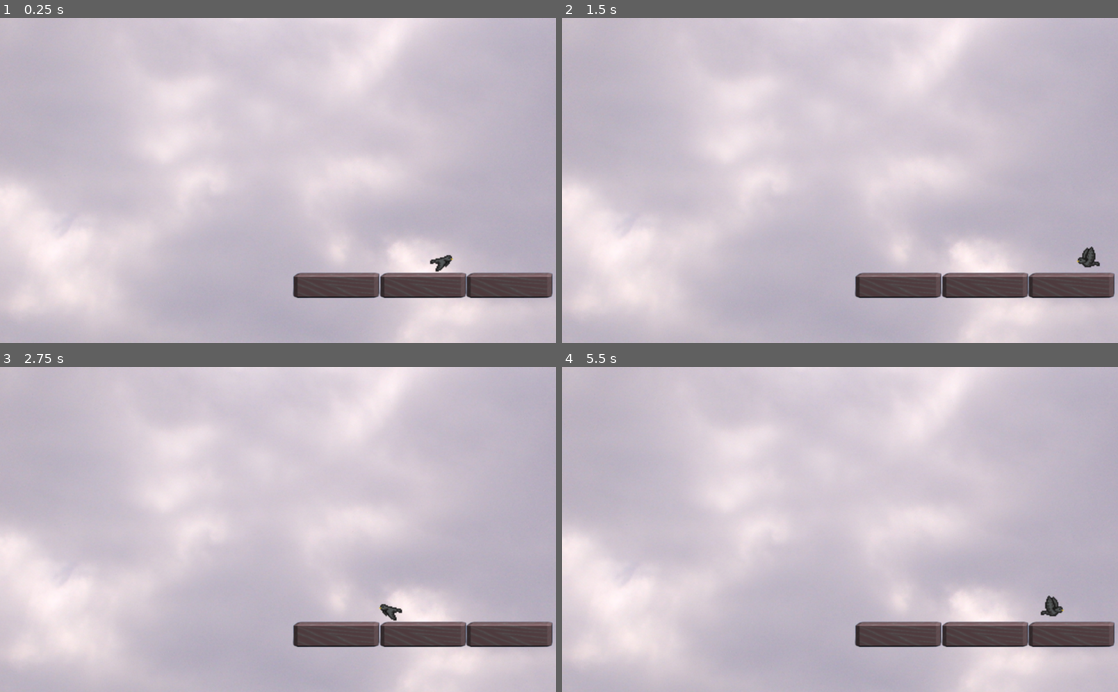
Above: before the commit, frames 1-4 (two rows, left to right).
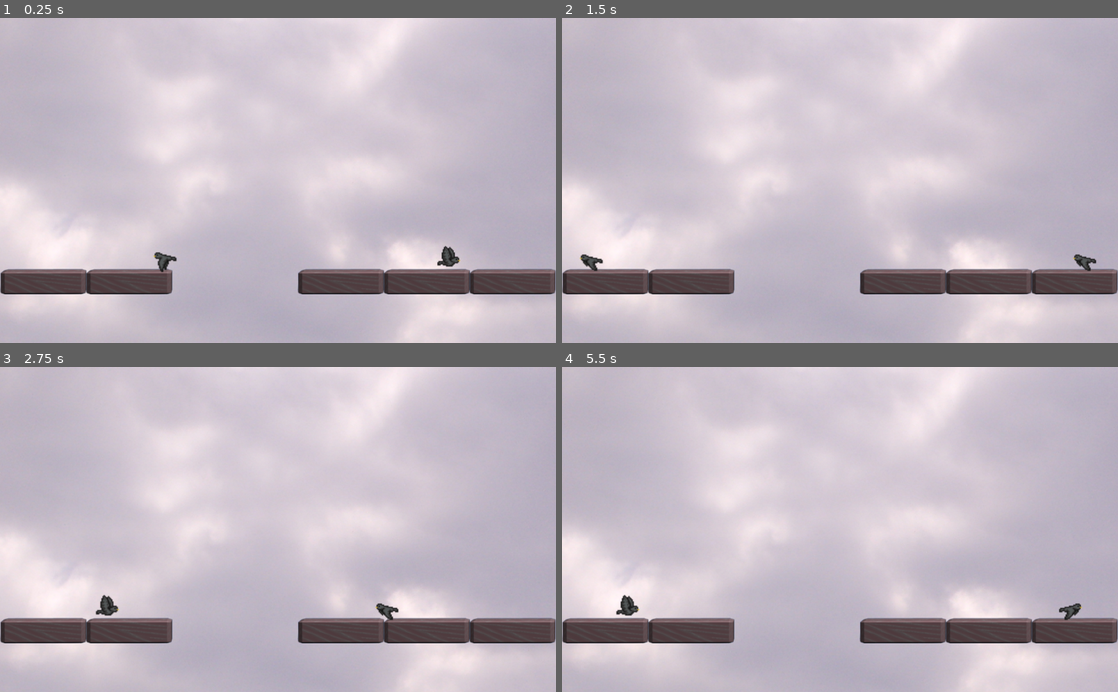
Above: after the commit, the same moments.

Repository: iabadie/gallinazo
Game: Godot game, scene res://Escenas/Mapas/MapaTest.tscn
Two runs of this game, one before a commit and one after it. Both use one fixed random seed, a clock stepped at 60 frames per second and the inputs below.
Inputs:
- Up to frame 1 (0.25 s): no input
- Up to frame 2 (1.5 s): no input
- Up to frame 3 (2.75 s): no input
- Up to frame 4 (5.5 s): no input

The runs differ from the first frame. In frame 1, 4.7% of the frame differs, in the area x 0-100%, y 70-87%; in frame 2, 4.7%; in frame 3, 4.7%; in frame 4, 4.9%.

Commit message:
Añadida escena plataforma y algo de codigo singleton para enemigo

Diff:
--- a/Escenas/Cuervo/Cuervo.gd
+++ b/Escenas/Cuervo/Cuervo.gd
@@ -12,6 +12,29 @@
 
 func _ready():
 	set_physics_process(true)
+	pass
+
+func _physics_process2(delta):
+	var valor =Vector3()
+	valor = SingletonIAEnemigos.MovimientoCuervo(delta,Direccion,Transform2D(0,get_global_position()))
+
+	if Direccion != valor.z:
+		animacionActiva = false
+		pass
+
+	Direccion = valor.z
+
+	if Direccion > 0 && !animacionActiva:
+		get_node("AnimationPlayer").play("Derecha")
+		animacionActiva = true
+		pass
+	elif Direccion < 0 && !animacionActiva:
+		get_node("AnimationPlayer").play("Izquierda")
+		animacionActiva = true
+		pass
+
+	move_and_slide(Vector2(valor.x,valor.y),Vector2(0,-1))
+
 	pass
 
 func _physics_process(delta):
--- a/Escenas/Mapas/MapaTest.tscn
+++ b/Escenas/Mapas/MapaTest.tscn
@@ -1,15 +1,10 @@
-[gd_scene load_steps=5 format=2]
+[gd_scene load_steps=4 format=2]
 
 [ext_resource path="res://Texture/Tileset/maison-background.png" type="Texture" id=1]
-[ext_resource path="res://Texture/Tileset/plafond-bas.png" type="Texture" id=2]
+[ext_resource path="res://Escenas/Mapas/Plataforma.tscn" type="PackedScene" id=2]
 [ext_resource path="res://Escenas/Cuervo/Cuervo.tscn" type="PackedScene" id=3]
 
-[sub_resource type="RectangleShape2D" id=1]
-
-custom_solver_bias = 0.0
-extents = Vector2( 79.9184, 21.9543 )
-
-[node name="MapaTest" type="Node2D"]
+[node name="MapaTest" type="Node2D" index="0"]
 
 position = Vector2( -3.4248, 44.5224 )
 
@@ -18,102 +13,30 @@
 position = Vector2( 509.686, 295.818 )
 texture = ExtResource( 1 )
 
-[node name="Plataforma" type="RigidBody2D" parent="." index="1"]
+[node name="Plataforma" parent="." index="1" instance=ExtResource( 2 )]
 
-editor/display_folded = true
-position = Vector2( 941.816, 448.647 )
-input_pickable = true
-collision_layer = 1
-collision_mask = 1
-mode = 1
-mass = 1.0
-friction = 1.0
-bounce = 0.0
-gravity_scale = 1.0
-custom_integrator = false
-continuous_cd = 0
-contacts_reported = 0
-contact_monitor = false
-sleeping = false
-can_sleep = true
-linear_velocity = Vector2( 0, 0 )
-linear_damp = 0.1
-angular_velocity = 0.0
-angular_damp = 1.0
+position = Vector2( 947.52, 442.299 )
 
-[node name="Sprite" type="Sprite" parent="Plataforma" index="0"]
+[node name="Plataforma2" parent="." index="2" instance=ExtResource( 2 )]
 
-texture = ExtResource( 2 )
+position = Vector2( 789.52, 442.299 )
 
-[node name="CollisionShape2D" type="CollisionShape2D" parent="Plataforma" index="1"]
+[node name="Plataforma3" parent="." index="3" instance=ExtResource( 2 )]
 
-position = Vector2( -1.36038, 1.36038 )
-shape = SubResource( 1 )
+position = Vector2( 631.52, 442.299 )
 
-[node name="Plataforma2" type="RigidBody2D" parent="." index="2"]
+[node name="Plataforma4" parent="." index="4" instance=ExtResource( 2 )]
 
-editor/display_folded = true
-position = Vector2( 782.816, 448.647 )
-input_pickable = true
-collision_layer = 1
-collision_mask = 1
-mode = 1
-mass = 1.0
-friction = 1.0
-bounce = 0.0
-gravity_scale = 1.0
-custom_integrator = false
-continuous_cd = 0
-contacts_reported = 0
-contact_monitor = false
-sleeping = false
-can_sleep = true
-linear_velocity = Vector2( 0, 0 )
-linear_damp = 0.1
-angular_velocity = 0.0
-angular_damp = 1.0
+position = Vector2( 83.5198, 442.299 )
 
-[node name="Sprite" type="Sprite" parent="Plataforma2" index="0"]
+[node name="Plataforma5" parent="." index="5" instance=ExtResource( 2 )]
 
-texture = ExtResource( 2 )
+position = Vector2( 241.52, 442.299 )
 
-[node name="CollisionShape2D" type="CollisionShape2D" parent="Plataforma2" index="1"]
-
-position = Vector2( -1.36038, 1.36038 )
-shape = SubResource( 1 )
-
-[node name="Plataforma3" type="RigidBody2D" parent="." index="3"]
-
-editor/display_folded = true
-position = Vector2( 622.924, 448.647 )
-input_pickable = true
-collision_layer = 1
-collision_mask = 1
-mode = 1
-mass = 1.0
-friction = 1.0
-bounce = 0.0
-gravity_scale = 1.0
-custom_integrator = false
-continuous_cd = 0
-contacts_reported = 0
-contact_monitor = false
-sleeping = false
-can_sleep = true
-linear_velocity = Vector2( 0, 0 )
-linear_damp = 0.1
-angular_velocity = 0.0
-angular_damp = 1.0
-
-[node name="Sprite" type="Sprite" parent="Plataforma3" index="0"]
-
-texture = ExtResource( 2 )
-
-[node name="CollisionShape2D" type="CollisionShape2D" parent="Plataforma3" index="1"]
-
-position = Vector2( -1.36038, 1.36038 )
-shape = SubResource( 1 )
-
-[node name="Cuervo" parent="." index="4" instance=ExtResource( 3 )]
+[node name="Cuervo" parent="." index="6" instance=ExtResource( 3 )]
 
 position = Vector2( 782.978, 408.045 )
+
+[node name="Cuervo2" parent="." index="7" instance=ExtResource( 3 )]
+
+position = Vector2( 280.978, 408.045 )
--- /dev/null
+++ b/Escenas/Mapas/Plataforma.tscn
@@ -0,0 +1,38 @@
+[gd_scene load_steps=3 format=2]
+
+[ext_resource path="res://Texture/Tileset/plafond-bas.png" type="Texture" id=1]
+
+[sub_resource type="RectangleShape2D" id=1]
+
+custom_solver_bias = 0.0
+extents = Vector2( 78.9888, 19.2566 )
+
+[node name="Plataforma" type="RigidBody2D"]
+
+input_pickable = false
+collision_layer = 1
+collision_mask = 1
+mode = 1
+mass = 1.0
+friction = 1.0
+bounce = 0.0
+gravity_scale = 1.0
+custom_integrator = false
+continuous_cd = 0
+contacts_reported = 0
+contact_monitor = false
+sleeping = false
+can_sleep = true
+linear_velocity = Vector2( 0, 0 )
+linear_damp = -1.0
+angular_velocity = 0.0
+angular_damp = -1.0
+
+[node name="Sprite" type="Sprite" parent="." index="0"]
+
+texture = ExtResource( 1 )
+
+[node name="CollisionShape2D" type="CollisionShape2D" parent="." index="1"]
+
+position = Vector2( -0.237823, 3.80524 )
+shape = SubResource( 1 )
--- a/project.godot
+++ b/project.godot
@@ -14,6 +14,10 @@
 run/main_scene="res://Escenas/Mapas/MapaTest.tscn"
 config/icon="res://icon.png"
 
+[autoload]
+
+SingletonIAEnemigos="*res://script/SingletonIAEnemigos.gd"
+
 [gdnative]
 
 singletons=[  ]
--- /dev/null
+++ b/script/SingletonIAEnemigos.gd
@@ -0,0 +1,40 @@
+extends KinematicBody2D
+
+# class member variables go here, for example:
+# var a = 2
+# var b = "textvar"
+var Speed = 200
+
+var GRAVEDAD = 250
+
+var distancia = Vector2()
+var velocidad = Vector2()
+
+func _ready():
+	# Called every time the node is added to the scene.
+	# Initialization here
+	pass
+
+func MovimientoCuervo(delta,Direccion,trans = Transform2D()): # RETURN Vector3(posX,posY,Direccion)  Transform2D(0,get_global_position())
+	#gravedad
+	velocidad.y += GRAVEDAD * delta
+
+	#TestColicion
+
+	#movimiento
+
+	distancia.x = Speed*delta
+
+	velocidad.x = (Direccion * distancia.x)/delta
+
+	set_global_position(Vector2(trans.x,trans.y))
+
+	if(!test_move(trans,Vector2((32*Direccion),1))):
+		Direccion = -Direccion
+		velocidad.x = (Direccion * distancia.x)/delta
+
+		pass
+
+	return Vector3(velocidad.x,velocidad.y,Direccion)
+
+	pass
Not shown, changed: README.md
